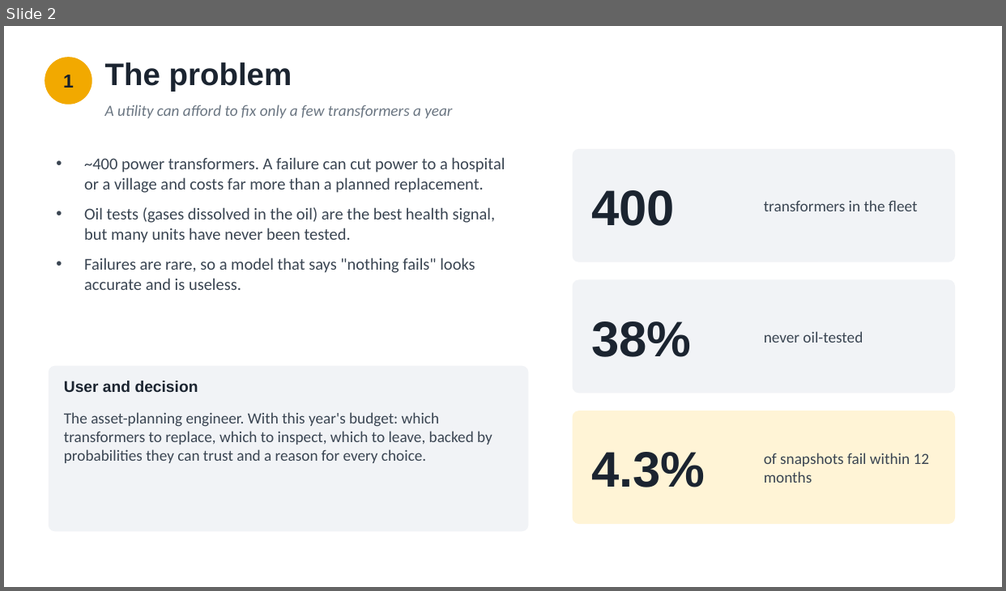
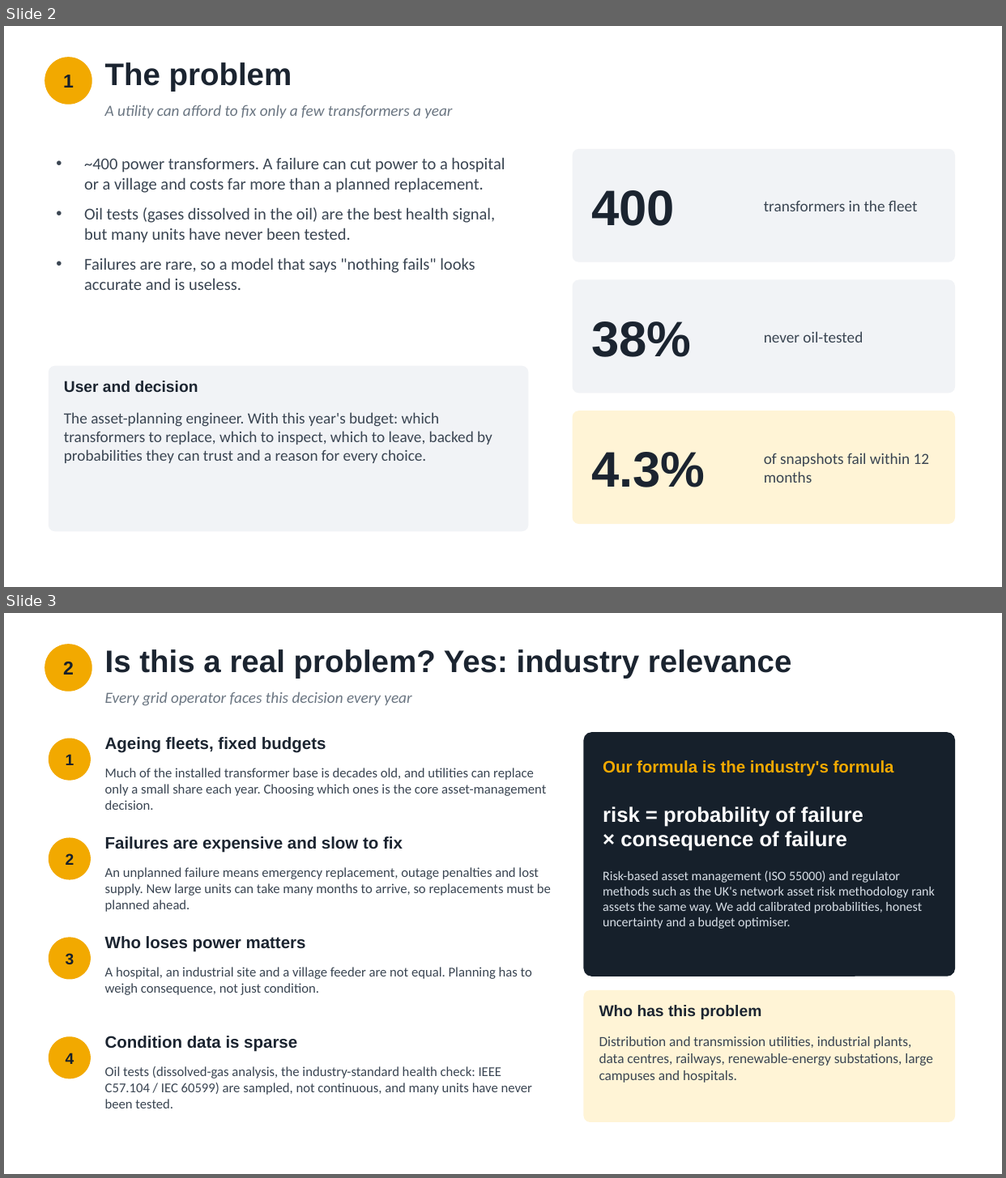
Before and after one commit to Unique0202/Team-Rayquaza, a slide deck: docs/Team_Rayquaza_Presentation.pptx. Shown one above the other, each under a label of ours: slide 2 before the commit, slides 2 and 3 after it. The pictures are 1006x591 and 1006x1178 pixels, drawn with LibreOffice and Linux fonts; fonts in the diff are those of the drawing. Boxes give left, top, right and bottom in pixels: in the first picture for what was removed or moved away, otherwise in the second. Text is boxed around its words. In the diff, an @@ line names an element or a change of style, - is before the commit and + after.

Commit message:
add industry relevance and go-to-market slides

```diff
--- a/docs/Team_Rayquaza_Presentation.pptx
+++ b/docs/Team_Rayquaza_Presentation.pptx
@@ slide 3 added at [4,613,1002,1174], background #FFFFFF @@
@@ ellipse added at [45,645,91,691], fill #F2A900, outline #F2A900 1 pt @@
@@ text added at [105,649,792,679], 30 pt, text #1B2430, bold @@
+Is this a real problem? Yes: industry relevance
@@ text added at [63,662,74,675], 18 pt, text #16202B, bold @@
+2
@@ text added at [105,692,411,706], 15 pt, text #6B7682, italic @@
+Every grid operator faces this decision every year
@@ rounded rectangle added at [584,733,955,976], fill #16202B, outline #16202B 1 pt @@
@@ ellipse added at [49,739,90,780], fill #F2A900, outline #F2A900 1 pt @@
@@ text added at [66,754,74,765], 15 pt, text #16202B, bold @@
+1
@@ text added at [105,737,326,753], 16 pt, text #1B2430, bold @@
+Ageing fleets, fixed budgets
@@ text added at [105,768,546,810], 13 pt, text #3A4552 @@
+Much of the installed transformer base is decades old, and utilities can replace only a small share each year. Choosing which ones is the core asset-management decision.
@@ text added at [603,760,894,777], 16 pt, text #F2A900, bold @@
+Our formula is the industry's formula
@@ text added at [603,807,863,851], 20 pt, text #FFFFFF, bold @@
+risk = probability of failure
+× consequence of failure
@@ ellipse added at [49,838,90,879], fill #F2A900, outline #F2A900 1 pt @@
@@ text added at [66,854,74,865], 15 pt, text #16202B, bold @@
+2
@@ text added at [105,837,403,853], 16 pt, text #1B2430, bold @@
+Failures are expensive and slow to fix
@@ text added at [105,867,551,912], 13 pt, text #3A4552 @@
+An unplanned failure means emergency replacement, outage penalties and lost supply. New large units can take many months to arrive, so replacements must be planned ahead.
@@ text added at [603,871,935,929], 12.5 pt, text #D7DEE6 @@
+Risk-based asset management (ISO 55000) and regulator methods such as the UK's network asset risk methodology rank assets the same way. We add calibrated probabilities, honest uncertainty and a budget optimiser.
@@ ellipse added at [49,938,90,979], fill #F2A900, outline #F2A900 1 pt @@
@@ text added at [105,936,306,952], 16 pt, text #1B2430, bold @@
+Who loses power matters
@@ text added at [66,953,74,965], 15 pt, text #16202B, bold @@
+3
@@ text added at [105,967,532,995], 13 pt, text #3A4552 @@
+A hospital, an industrial site and a village feeder are not equal. Planning has to weigh consequence, not just condition.
@@ rounded rectangle added at [584,991,955,1122], fill #FFF4D6, outline #FFF4D6 1 pt @@
@@ text added at [599,1005,762,1020], 15 pt, text #1B2430, bold @@
+Who has this problem
@@ ellipse added at [49,1037,90,1079], fill #F2A900, outline #F2A900 1 pt @@
@@ text added at [105,1036,297,1051], 16 pt, text #1B2430, bold @@
+Condition data is sparse
@@ text added at [599,1037,933,1083], 13.5 pt, text #3A4552 @@
+Distribution and transmission utilities, industrial plants, data centres, railways, renewable-energy substations, large campuses and hospitals.
@@ text added at [66,1053,74,1064], 15 pt, text #16202B, bold @@
+4
@@ text added at [105,1067,532,1109], 13 pt, text #3A4552 @@
+Oil tests (dissolved-gas analysis, the industry-standard health check: IEEE C57.104 / IEC 60599) are sampled, not continuous, and many units have never been tested.
```
Also in this commit, not shown: 16 slides changed, 1 other slide added, 1 other file.
